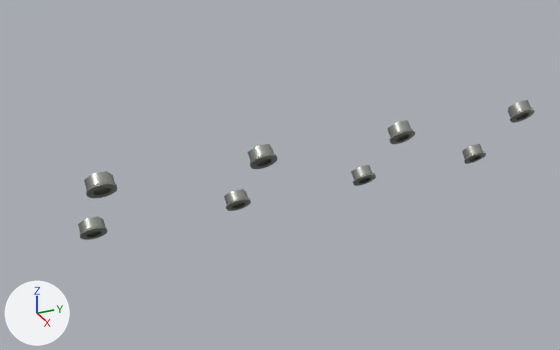
What one commit did to the glTF model public/parts/valve-cover-nuts-upper-left.glb.
Camera for both pictures: a 50 mm lens placed at (88.0, -223.0, 257.0), pointed at (-306.0, -46.0, 59.0). Lighting does not change. The marker at lower left points along +X, +Y and +Z. The first picture is the older version.
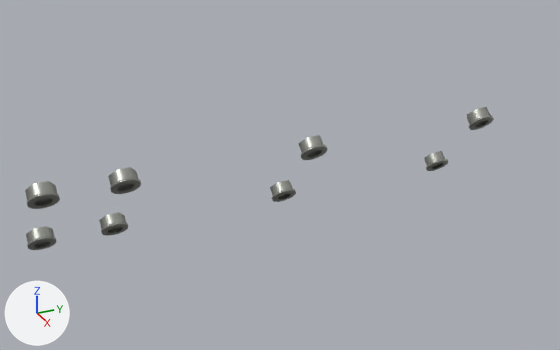
Where the change shows, as pixel boxes (x1, y1, x2, y2) in the pictures (560 x 350 px):
'Mesh_0.006', moved
    before: (84, 171, 117, 198)
    after: (25, 181, 60, 209)
'Mesh_0.004', moved
    before: (248, 144, 278, 169)
    after: (108, 167, 141, 194)
'Mesh_0.007', moved
    before: (78, 216, 108, 240)
    after: (26, 226, 56, 250)
'Mesh_0.002', moved
    before: (387, 120, 415, 144)
    after: (298, 135, 328, 160)
'Mesh_0.005', moved
    before: (224, 189, 251, 211)
    after: (99, 212, 128, 236)
'Mesh_0', moved
    before: (508, 100, 535, 123)
    after: (467, 107, 494, 130)
'Mesh_0.003', moved
    before: (351, 165, 376, 186)
    after: (270, 180, 296, 202)
'Mesh_0.001', moved
    before: (462, 144, 486, 164)
    after: (424, 151, 448, 171)

Patch to the scene script:
```diff
--- a/public/parts/valve-cover-nuts-upper-left.glb.py
+++ b/public/parts/valve-cover-nuts-upper-left.glb.py
@@ ob_mesh_0 @@
 ob_mesh_0.parent = ob_valve_cover_nuts_upper_left_inst0
-ob_mesh_0.location = (-282.9, 114.5, 84.74)
+ob_mesh_0.location = (-282.9, 82.0, 84.74)
 ob_mesh_0.rotation_euler = (0.0, -0.835, 0.0)  # degrees (0, -48, 0)
@@ ob_mesh_0_001 @@
 ob_mesh_0_001.parent = ob_valve_cover_nuts_upper_left_inst0
-ob_mesh_0_001.location = (-324.5, 114.5, 38.77)
+ob_mesh_0_001.location = (-324.5, 82.0, 38.77)
 ob_mesh_0_001.rotation_euler = (0.0, -0.835, 0.0)  # degrees (0, -48, 0)
@@ ob_mesh_0_002 @@
 ob_mesh_0_002.parent = ob_valve_cover_nuts_upper_left_inst0
-ob_mesh_0_002.location = (-282.9, 23.5, 84.74)
+ob_mesh_0_002.location = (-282.9, -36.0, 84.74)
 ob_mesh_0_002.rotation_euler = (0.0, -0.835, 0.0)  # degrees (0, -48, 0)
@@ ob_mesh_0_003 @@
 ob_mesh_0_003.parent = ob_valve_cover_nuts_upper_left_inst0
-ob_mesh_0_003.location = (-324.5, 23.5, 38.77)
+ob_mesh_0_003.location = (-324.5, -36.0, 38.77)
 ob_mesh_0_003.rotation_euler = (0.0, -0.835, 0.0)  # degrees (0, -48, 0)
@@ ob_mesh_0_004 @@
 ob_mesh_0_004.parent = ob_valve_cover_nuts_upper_left_inst0
-ob_mesh_0_004.location = (-282.9, -67.5, 84.74)
+ob_mesh_0_004.location = (-282.9, -146.0, 84.74)
 ob_mesh_0_004.rotation_euler = (0.0, -0.835, 0.0)  # degrees (0, -48, 0)
@@ ob_mesh_0_005 @@
 ob_mesh_0_005.parent = ob_valve_cover_nuts_upper_left_inst0
-ob_mesh_0_005.location = (-324.5, -67.5, 38.77)
+ob_mesh_0_005.location = (-324.5, -146.0, 38.77)
 ob_mesh_0_005.rotation_euler = (0.0, -0.835, 0.0)  # degrees (0, -48, 0)
@@ ob_mesh_0_006 @@
 ob_mesh_0_006.parent = ob_valve_cover_nuts_upper_left_inst0
-ob_mesh_0_006.location = (-282.9, -158.5, 84.74)
+ob_mesh_0_006.location = (-282.9, -188.0, 84.74)
 ob_mesh_0_006.rotation_euler = (0.0, -0.835, 0.0)  # degrees (0, -48, 0)
@@ ob_mesh_0_007 @@
 ob_mesh_0_007.parent = ob_valve_cover_nuts_upper_left_inst0
-ob_mesh_0_007.location = (-324.5, -158.5, 38.77)
+ob_mesh_0_007.location = (-324.5, -188.0, 38.77)
 ob_mesh_0_007.rotation_euler = (0.0, -0.835, 0.0)  # degrees (0, -48, 0)
```
